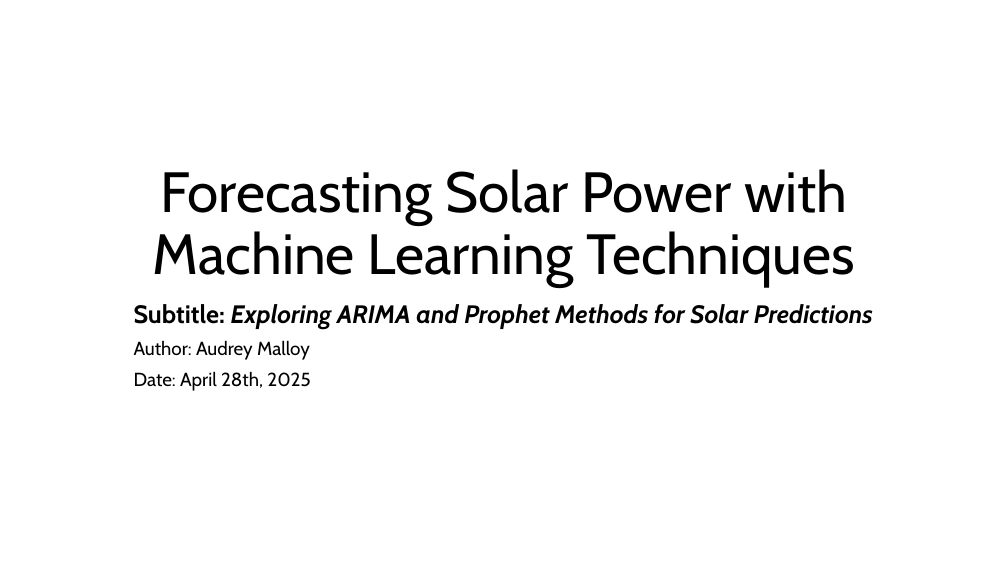
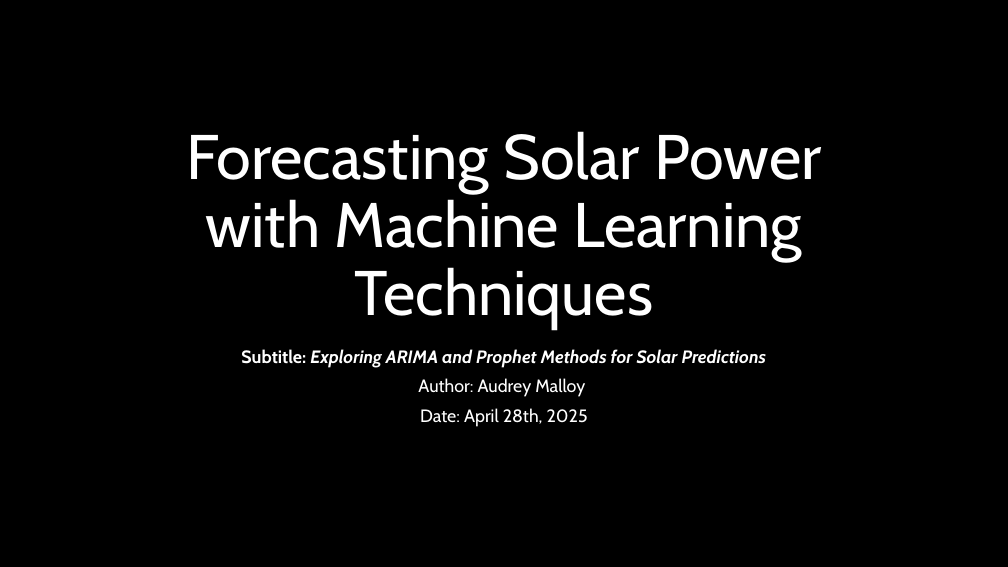
Before and after one commit to audreymalloy/Springboard_DataScience, a slide deck: slide 1 of Capstone-3-Solar/Documentation/Capstone_3_Final_Presentation_Malloy.pptx. Drawn at 1008x567 pixels with LibreOffice and Linux fonts; fonts in the diff are those of the drawing; background and template pictures are left out. Boxes give left, top, right and bottom in pixels: in the first picture for what was removed or moved away, otherwise in the second. Text is boxed around its words. In the diff, an @@ line names an element or a change of style, - is before the commit and + after.

```diff
--- a/Capstone-3-Solar/Documentation/Capstone_3_Final_Presentation_Malloy.pptx
+++ b/Capstone-3-Solar/Documentation/Capstone_3_Final_Presentation_Malloy.pptx
@@ background #FFFFFF to picture (left out) @@
@@ title "Forecasting Solar Power with Machine ..." at bbox=[186, 131, 821, 329]: size 54 to 60 pt, text colour #000000 to #FFFFFF @@
@@ subtitle "Subtitle: Exploring ARIMA and Prophet ...": place and size @@
-subtitle "Subtitle: Exploring ARIMA and Prophet ..." at bbox=[134, 304, 873, 391]
+subtitle "Subtitle: Exploring ARIMA and Prophet ..." at bbox=[241, 349, 766, 427]
@@ subtitle "Subtitle: Exploring ARIMA and Prophet ..." at bbox=[241, 349, 766, 427]: size 24 to 17 pt in "Subtitle: Exploring ARIMA and Prophet Methods for ..."; text colour #000000 to #FFFFFF; size 18 to 17 pt in "Author: Audrey Malloy", "Date: April 28th, 2025"; alignment left to centre @@
```
Also in this commit, not shown: 19 slides added, 8 slides removed, 2 other files.
